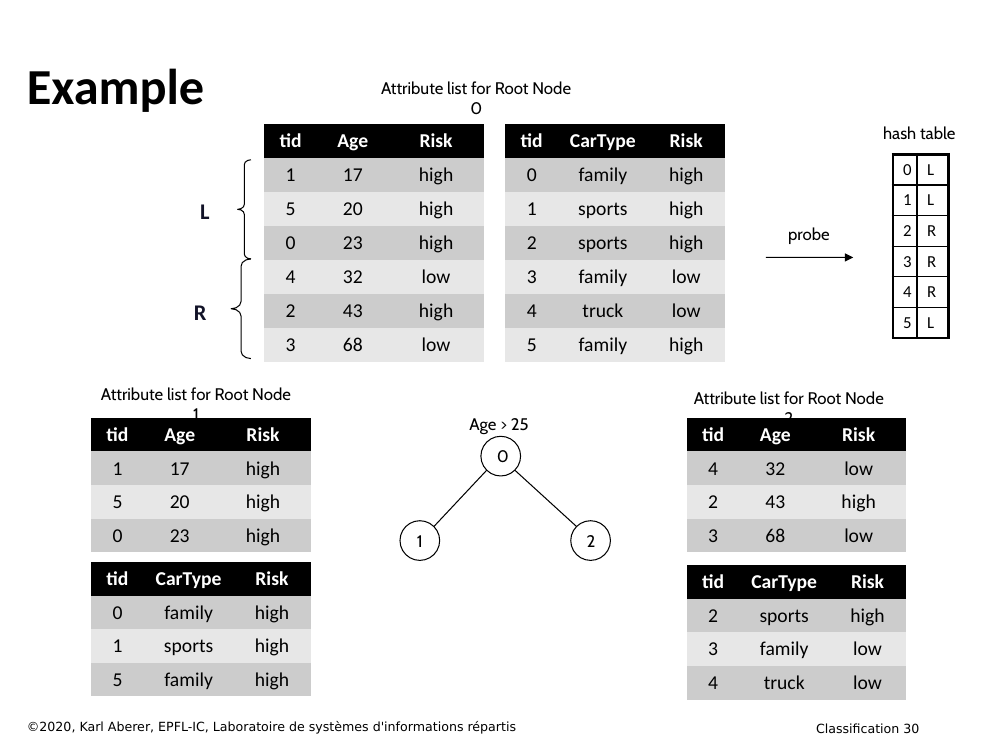
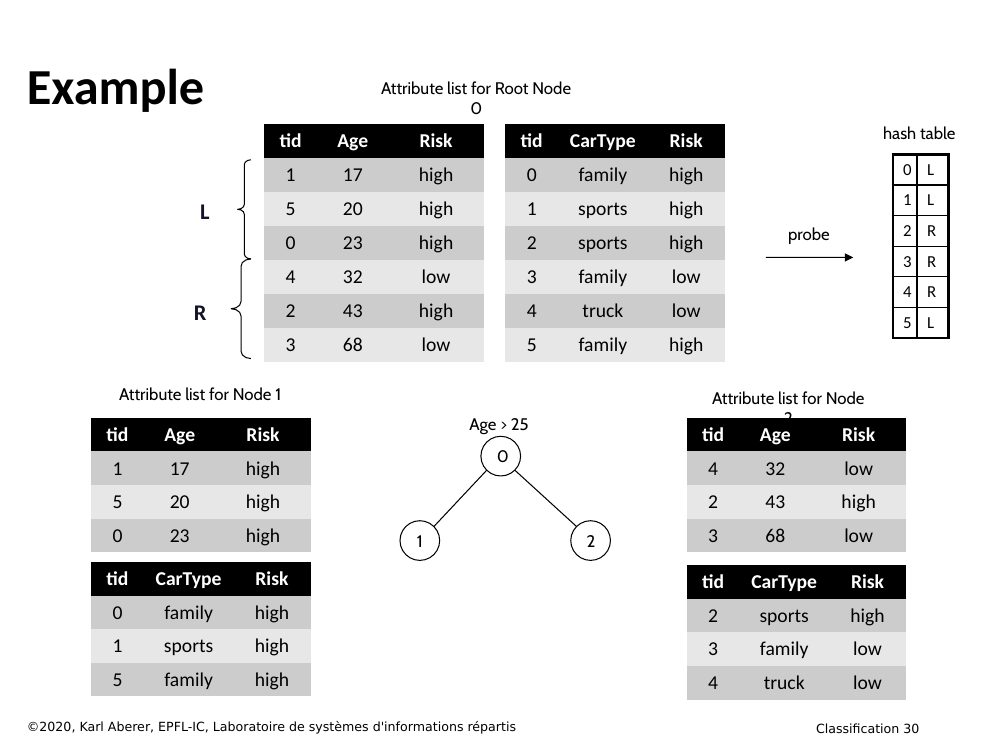
Before and after one commit to LSIR/DIS, a slide deck: slide 30 of Lectures/week 8 - Classification.pptx. Drawn at 1008x756 pixels with LibreOffice and Linux fonts; fonts in the diff are those of the drawing. Boxes give left, top, right and bottom in pixels: in the first picture for what was removed or moved away, otherwise in the second. Text is boxed around its words. In the diff, an @@ line names an element or a change of style, - is before the commit and + after.

```diff
--- a/Lectures/week 8 - Classification.pptx
+++ b/Lectures/week 8 - Classification.pptx
@@ text at (x1=119, y1=387, x2=281, y2=401): text changed @@
-Attribute list for Root Node 1
+Attribute list for Node 1
@@ text at (x1=712, y1=391, x2=865, y2=418): text changed @@
-Attribute list for Root Node 2
+Attribute list for Node 2
```
Also in this commit, not shown: 1 other slide changed, 3 other files.
